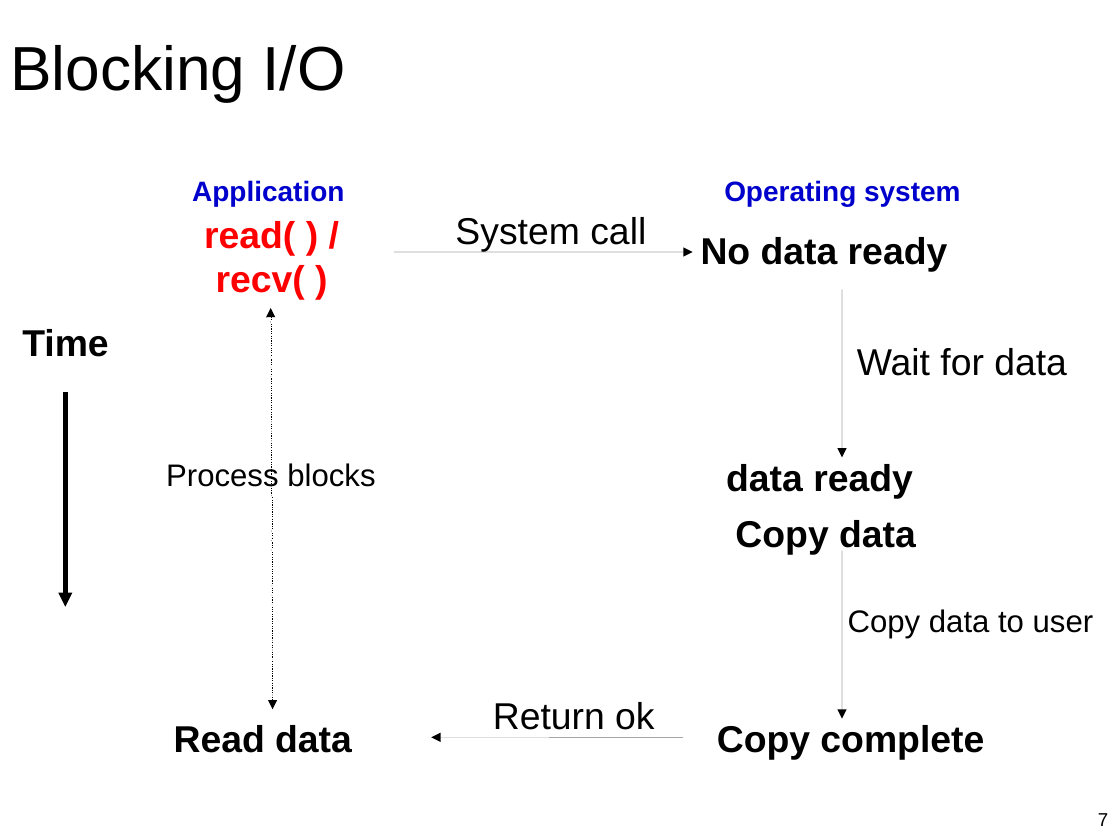
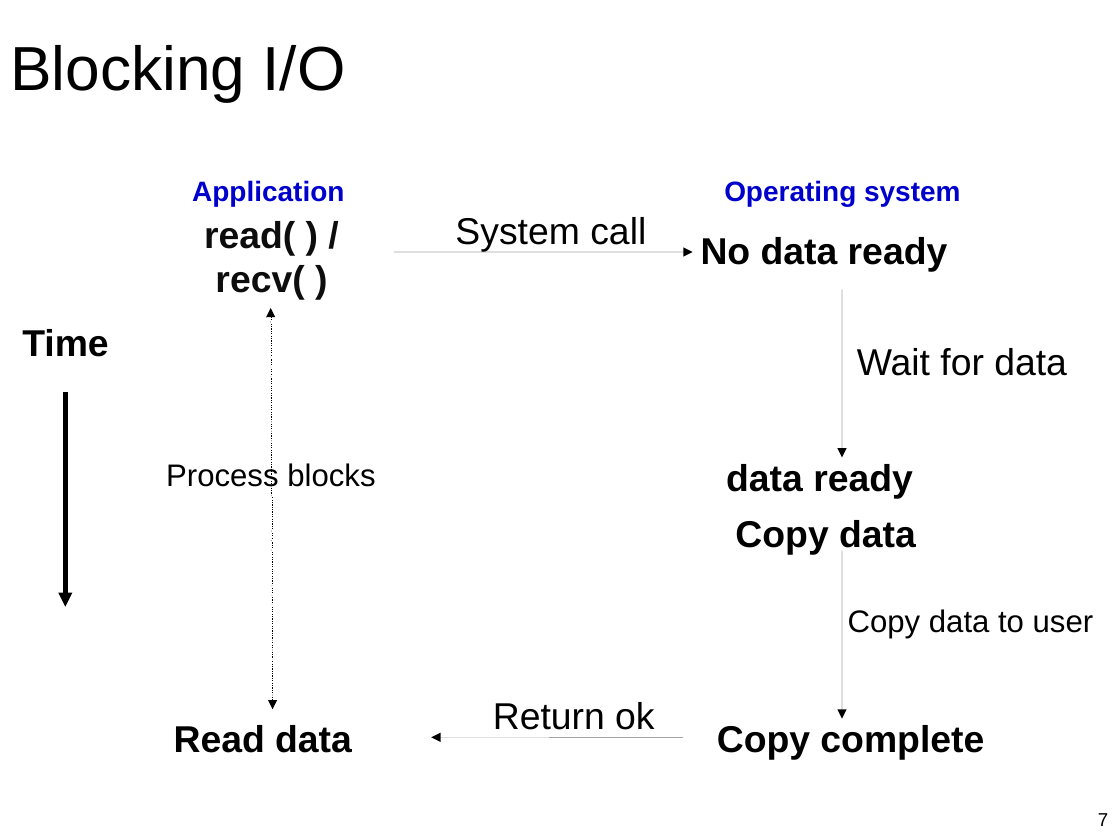
Before and after one commit to oscourse/oscourse.github.io, a slide deck: slide 7 of slides/io_models.pptx. Drawn at 1120x840 pixels with LibreOffice and Linux fonts; fonts in the diff are those of the drawing. Boxes give left, top, right and bottom in pixels: in the first picture for what was removed or moved away, otherwise in the second. Text is boxed around its words. In the diff, an @@ line names an element or a change of style, - is before the commit and + after.

```diff
--- a/slides/io_models.pptx
+++ b/slides/io_models.pptx
@@ text "read( ) /" at box(204, 221, 304, 300): text colour #FF0000 to #0D0D0D @@
```
Also in this commit, not shown: 1 other slide changed, 2 other files.
